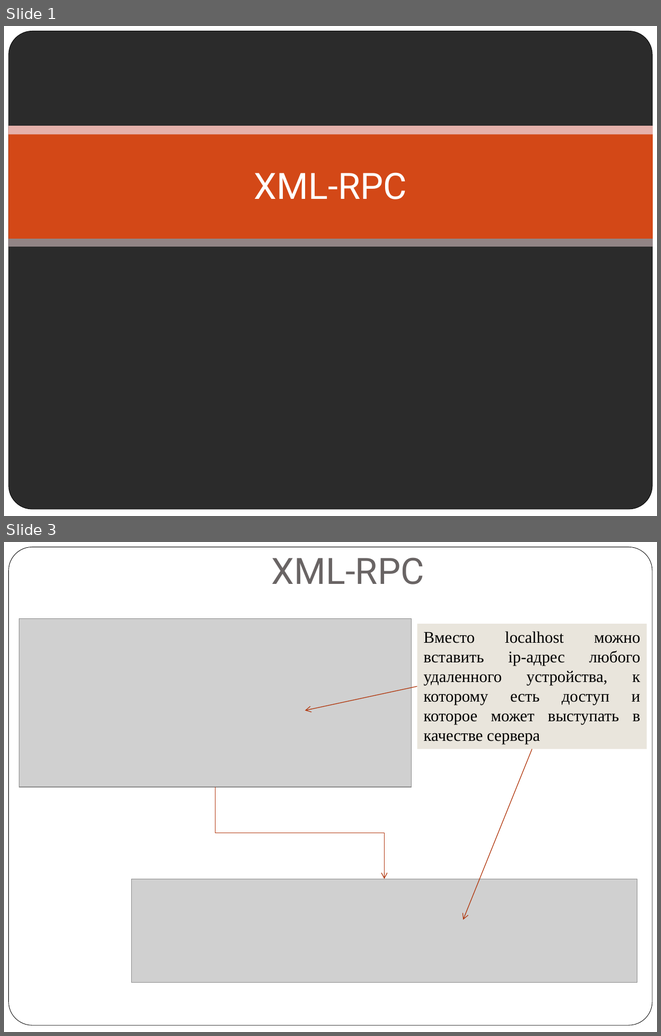
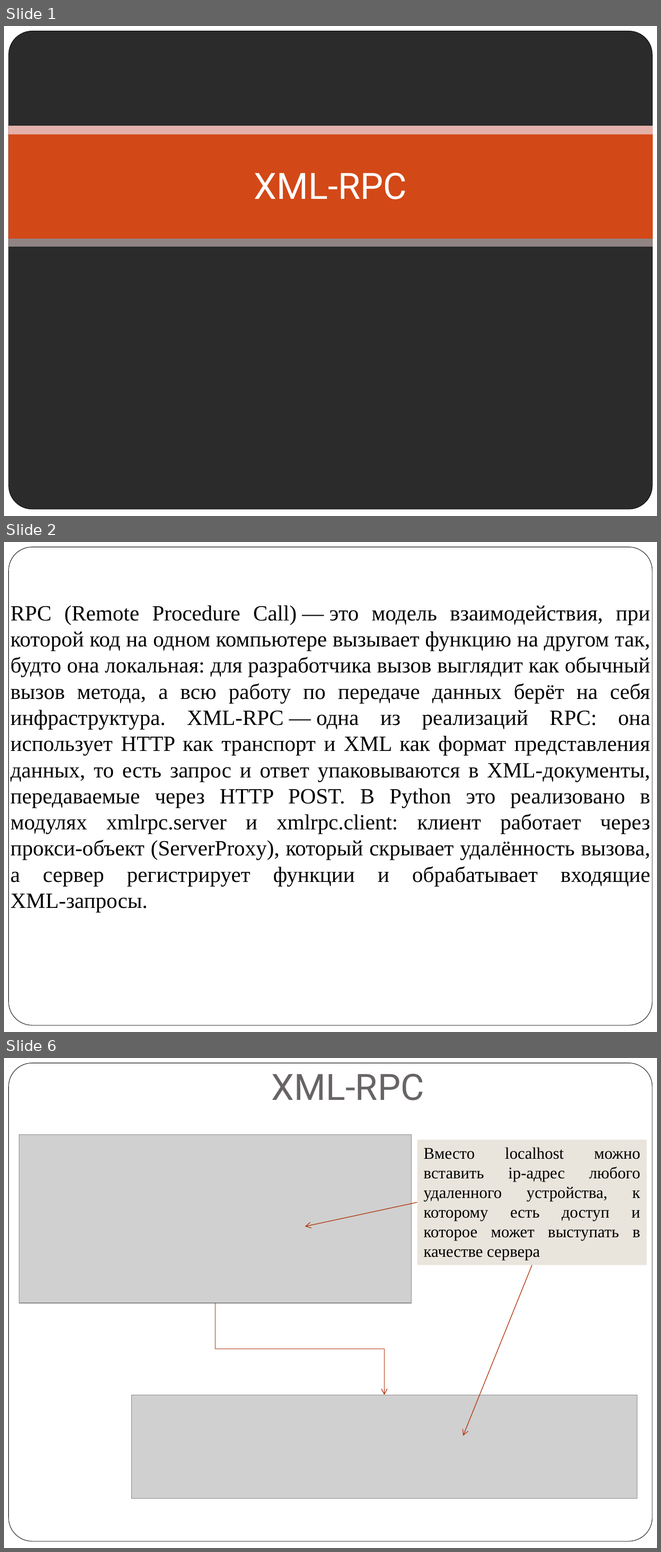
Before and after one commit to mbdatateach/site, a slide deck: РВиП/практики/Практика 3.pptx. Shown one above the other, each under a label of ours: slides 1 and 3 before the commit, slides 1, 2 and 6 after it; the slides between them are not shown. The pictures are 661x1036 and 661x1552 pixels, drawn with LibreOffice and Linux fonts; fonts in the diff are those of the drawing; grey boxes stand for pictures; background and template pictures are left out; a plain dark background stands for a picture behind light text. Boxes give left, top, right and bottom in pixels: in the first picture for what was removed or moved away, otherwise in the second. Text is boxed around its words. In the diff, an @@ line names an element or a change of style, - is before the commit and + after.

```diff
--- a/РВиП/практики/Практика 3.pptx
+++ b/РВиП/практики/Практика 3.pptx
@@ slide 2 added at (4,542,657,1032), background #FFFFFF; not listed: 1 template element that a slide beside it also shows @@
@@ text added at (10,605,651,912), 24 pt, text #000000 @@
+RPC (Remote Procedure Call) — это модель взаимодействия, при которой код на одном компьютере вызывает функцию на другом так, будто она локальная: для разработчика вызов выглядит как обычный вызов метода, а всю работу по передаче данных берёт на себя инфраструктура. XML‑RPC — одна из реализаций RPC: она использует HTTP как транспорт и XML как формат представления данных, то есть запрос и ответ упаковываются в XML‑документы, передаваемые через HTTP POST. В Python это реализовано в модулях xmlrpc.server и xmlrpc.client: клиент работает через прокси‑объект (ServerProxy), который скрывает удалённость вызова, а сервер регистрирует функции и обрабатывает входящие XML‑запросы.
@@ what was slide 3 is now slide 6 @@
```
Also in this commit, not shown: 1 slide changed, 6 other slides added, 4 other files.
